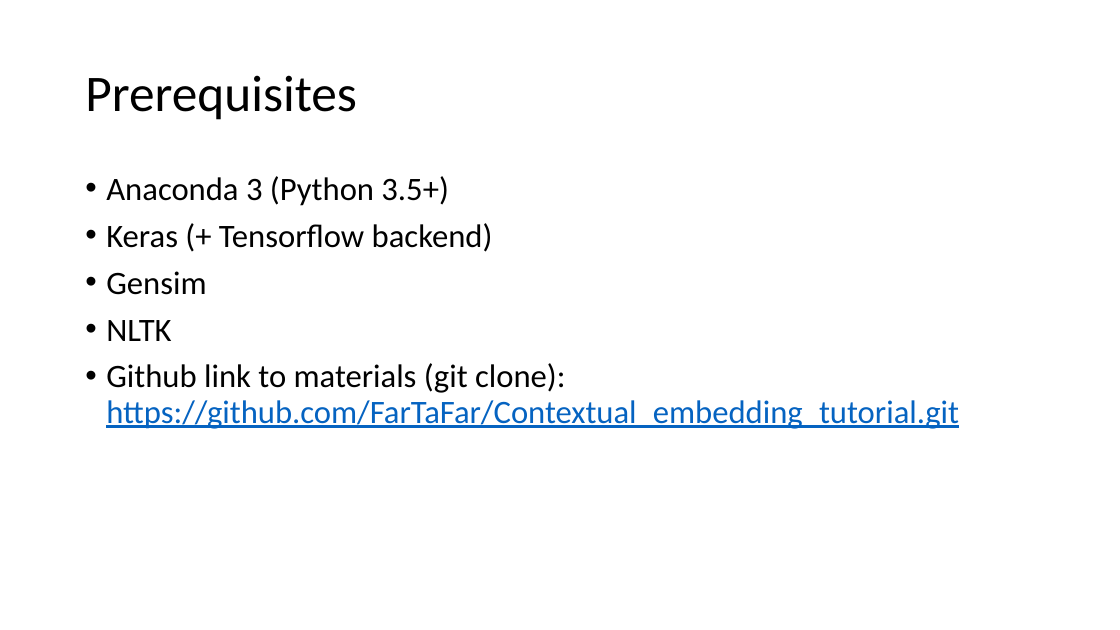
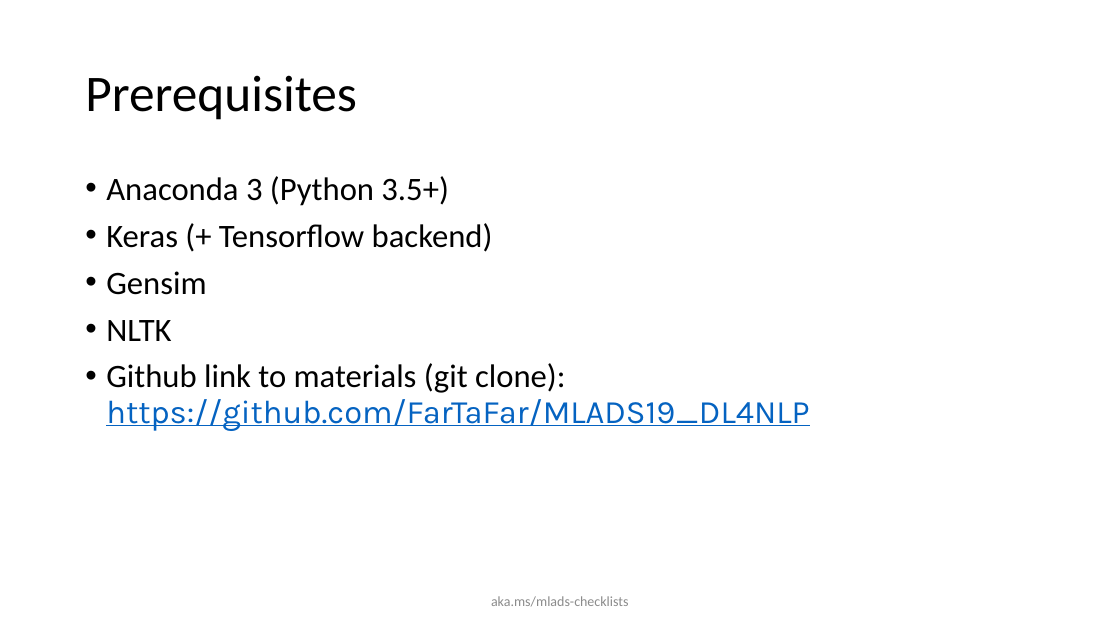
Before and after one commit to FarTaFar/MLADS19_DL4NLP, a slide deck: slide 4 of 41, Gururajan.pptx. Drawn at 1120x630 pixels with LibreOffice and Linux fonts; fonts in the diff are those of the drawing. Boxes give left, top, right and bottom in pixels: in the first picture for what was removed or moved away, otherwise in the second. Text is boxed around its words. In the diff, an @@ line names an element or a change of style, - is before the commit and + after.

```diff
--- a/41, Gururajan.pptx
+++ b/41, Gururajan.pptx
@@ text at bbox=[106, 363, 809, 431]: text changed; font Calibri to Karla @@
-• Github link to materials (git clone): https://github.com/FarTaFar/Contextual_embedding_tutorial.git
+• Github link to materials (git clone): https://github.com/FarTaFar/MLADS19_DL4NLP
@@ text added at bbox=[491, 596, 629, 606], 12 pt, text #8C8C8C @@
+aka.ms/mlads-checklists
```
Also in this commit, not shown: 25 other slides changed, 1 other file.
